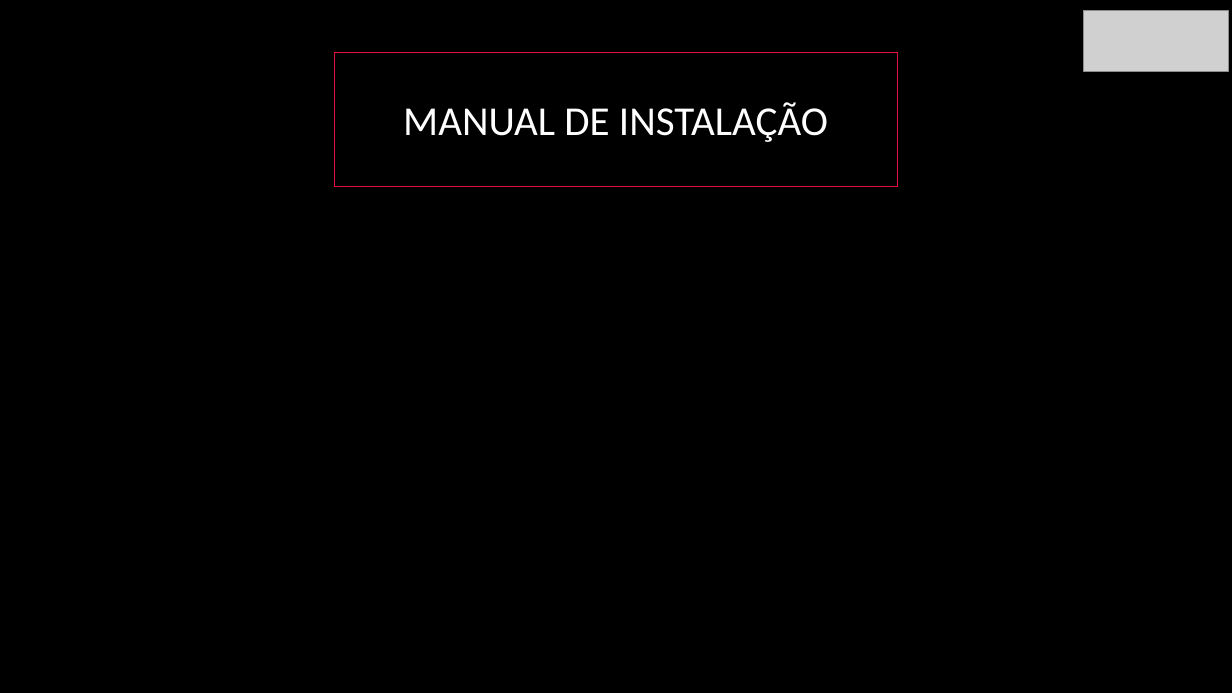
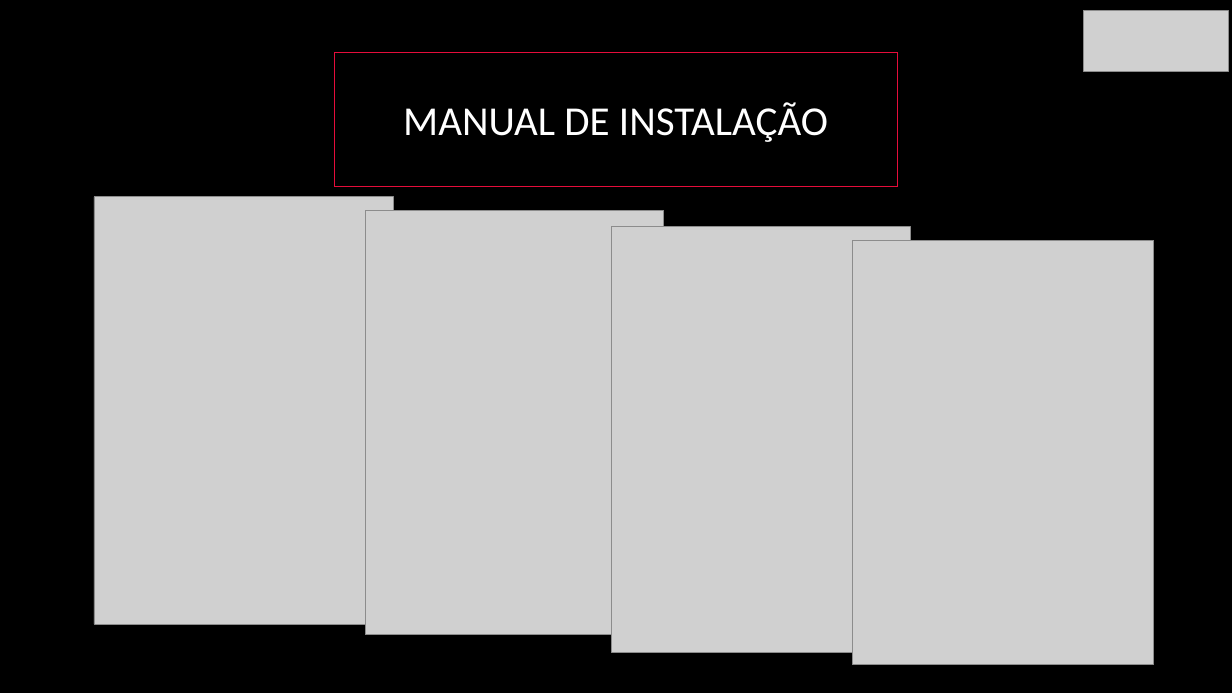
Before and after one commit to BandTec/blind-market, a slide deck: slide 14 of Apresentação-blindmarket.pptx (slide 15 before the commit). Drawn at 1232x693 pixels with LibreOffice and Linux fonts; fonts in the diff are those of the drawing; grey boxes stand for pictures. Boxes give left, top, right and bottom in pixels: in the first picture for what was removed or moved away, otherwise in the second. Text is boxed around its words. In the diff, an @@ line names an element or a change of style, - is before the commit and + after.

```diff
--- a/Apresentação-blindmarket.pptx
+++ b/Apresentação-blindmarket.pptx
@@ picture added at <box>94,197,394,625</box> @@
@@ picture added at <box>365,211,664,635</box> @@
@@ picture added at <box>612,227,911,653</box> @@
@@ picture added at <box>852,240,1153,665</box> @@
```
Also in this commit, not shown: 1 slide added, 1 other file.
